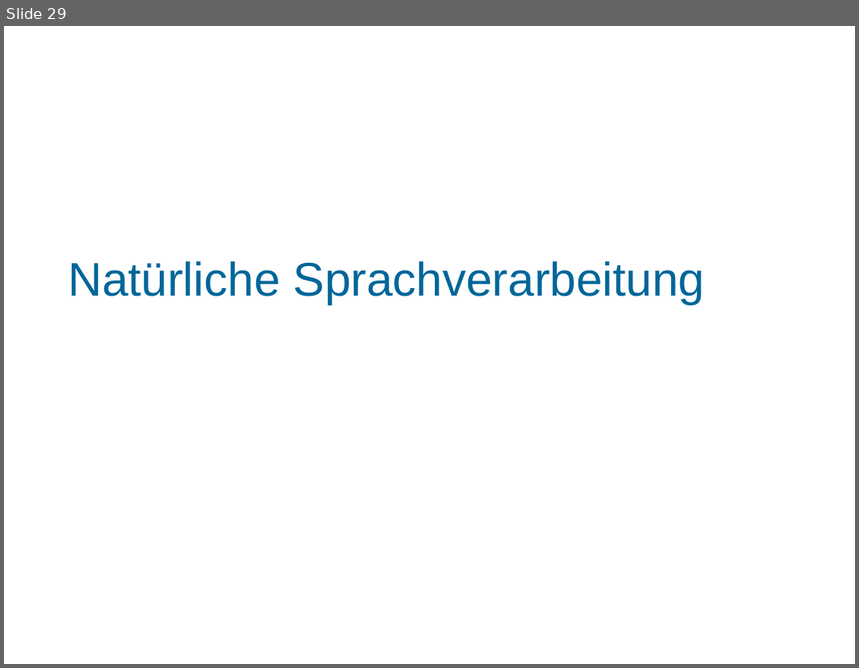
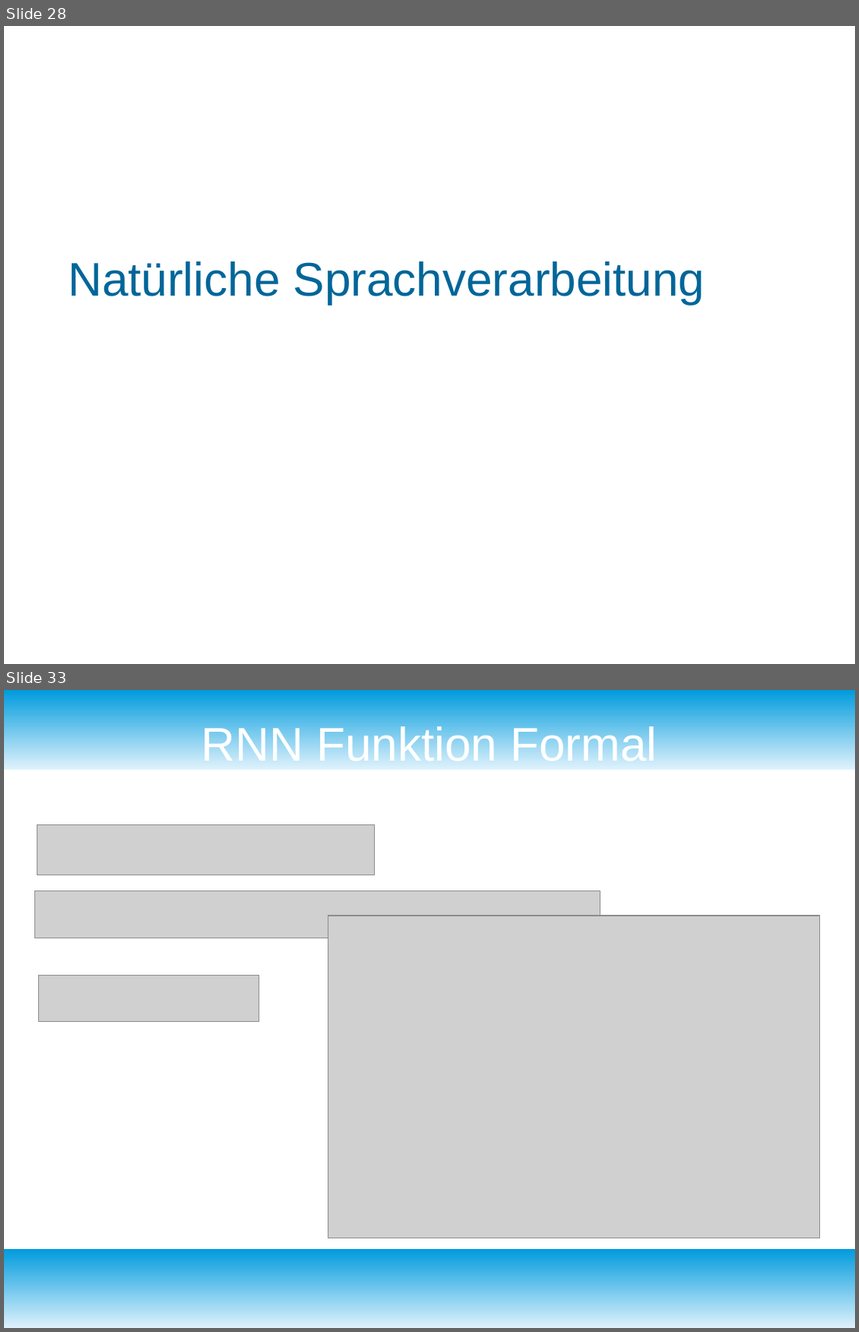
Before and after one commit to fnehmer/haw-is-assignment, a slide deck: Präsentation/is_praesentation.odp. Shown one above the other, each under a label of ours: slide 29 before the commit, slides 28 and 33 after it; the slides between them are not shown. The pictures are 859x668 and 859x1332 pixels, drawn with LibreOffice and Linux fonts; fonts in the diff are those of the drawing; grey boxes stand for pictures; background and template pictures are left out. Boxes give left, top, right and bottom in pixels: in the first picture for what was removed or moved away, otherwise in the second. Text is boxed around its words. In the diff, an @@ line names an element or a change of style, - is before the commit and + after.

```diff
--- a/Präsentation/is_praesentation.odp
+++ b/Präsentation/is_praesentation.odp
@@ slide 33 added at [4, 690, 855, 1328], background #FFFFFF @@
@@ rectangle added at [4, 690, 855, 770], fill gradient #DFF2FC to #009BDD @@
@@ title added at [202, 723, 657, 761], 44 pt, text #FFFFFF @@
+RNN Funktion Formal
@@ picture added at [37, 825, 375, 875] @@
@@ picture added at [35, 891, 601, 939] @@
@@ picture added at [329, 916, 819, 1239] @@
@@ picture added at [39, 976, 259, 1022] @@
@@ rectangle added at [4, 1249, 855, 1328], fill gradient #DFF2FC to #009BDD @@
@@ what was slide 29 is now slide 28 @@
```
Also in this commit, not shown: 4 slides changed, 5 other slides added, 1 slide removed, 17 other files.
